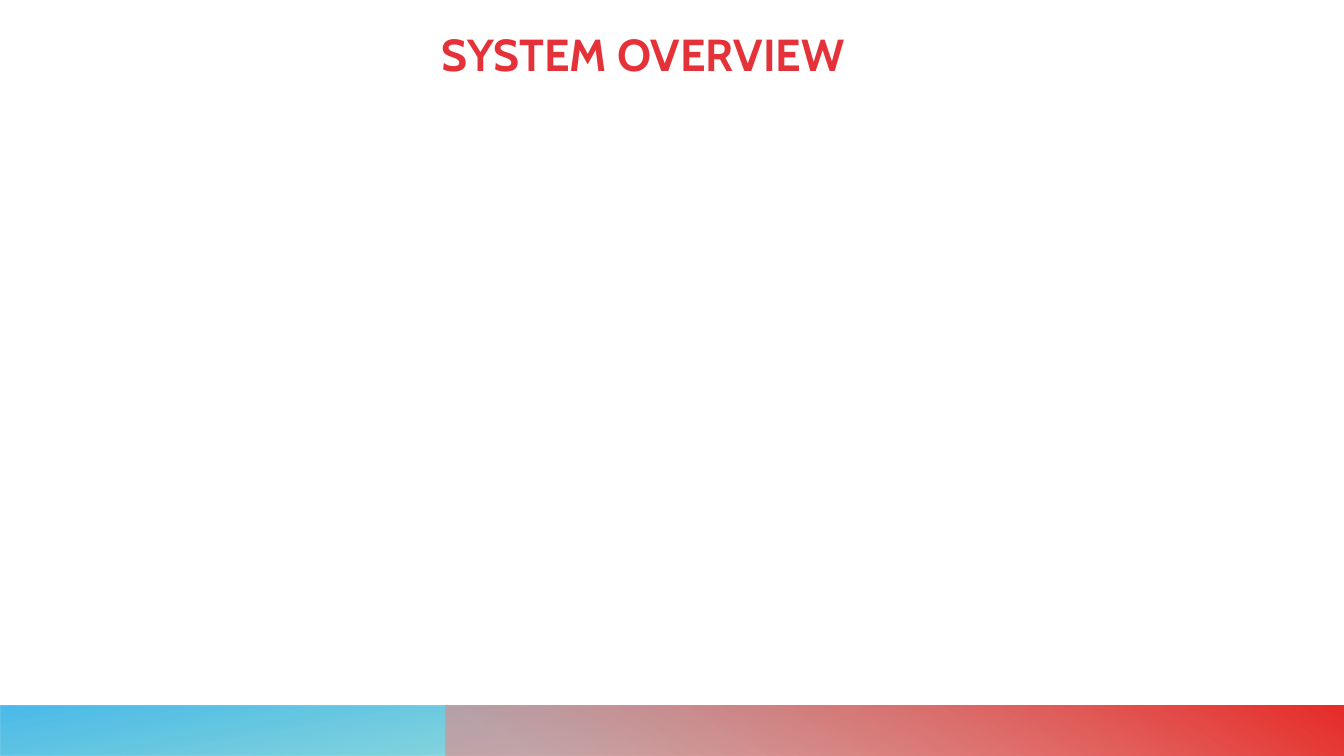
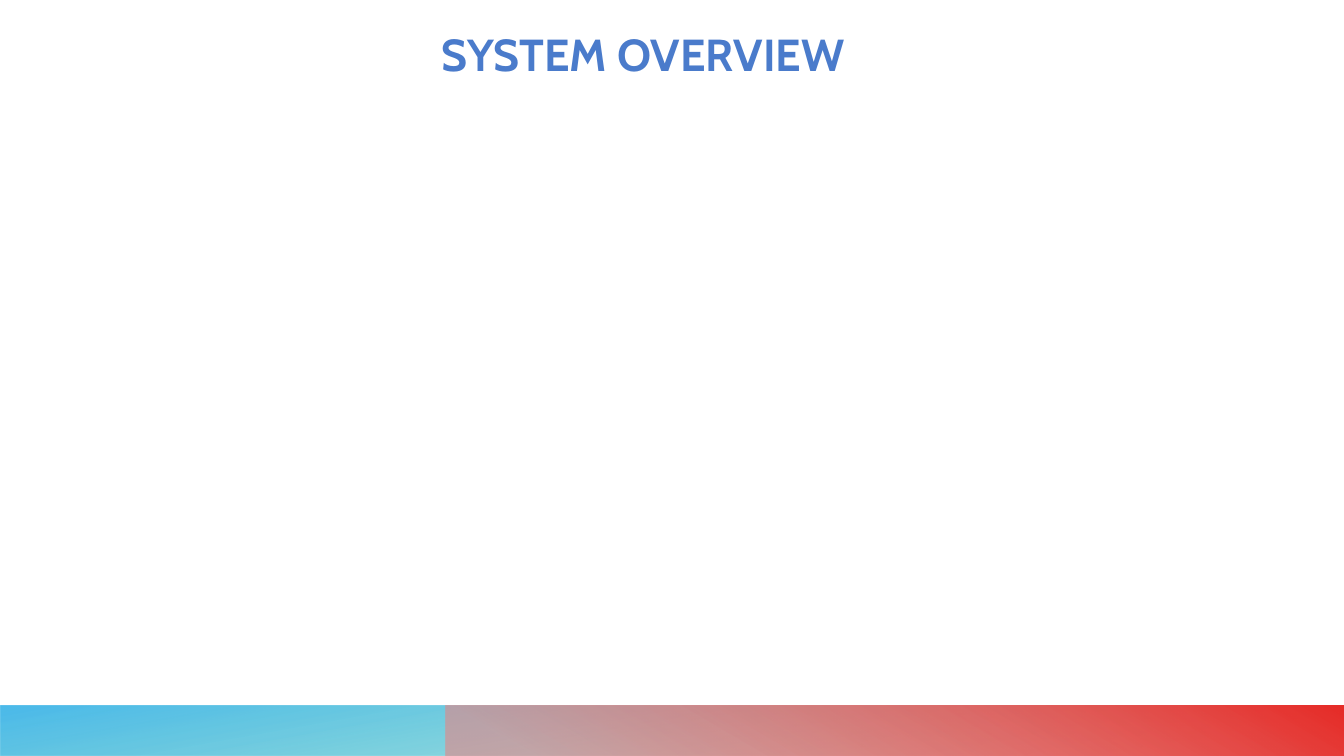
Before and after one commit to giuseppefrusso/Team8SE, a slide deck: slide 10 of Team 8 finale.pptx (slide 9 before the commit). Drawn at 1344x756 pixels with LibreOffice and Linux fonts; fonts in the diff are those of the drawing. Boxes give left, top, right and bottom in pixels: in the first picture for what was removed or moved away, otherwise in the second. Text is boxed around its words. In the diff, an @@ line names an element or a change of style, - is before the commit and + after.

Commit message:
dss

```diff
--- a/Team 8 finale.pptx
+++ b/Team 8 finale.pptx
@@ text "SYSTEM OVERVIEW" at [441, 39, 844, 72]: text colour #E43238 to #4A7BCB @@
```
Also in this commit, not shown: 1 slide added.
